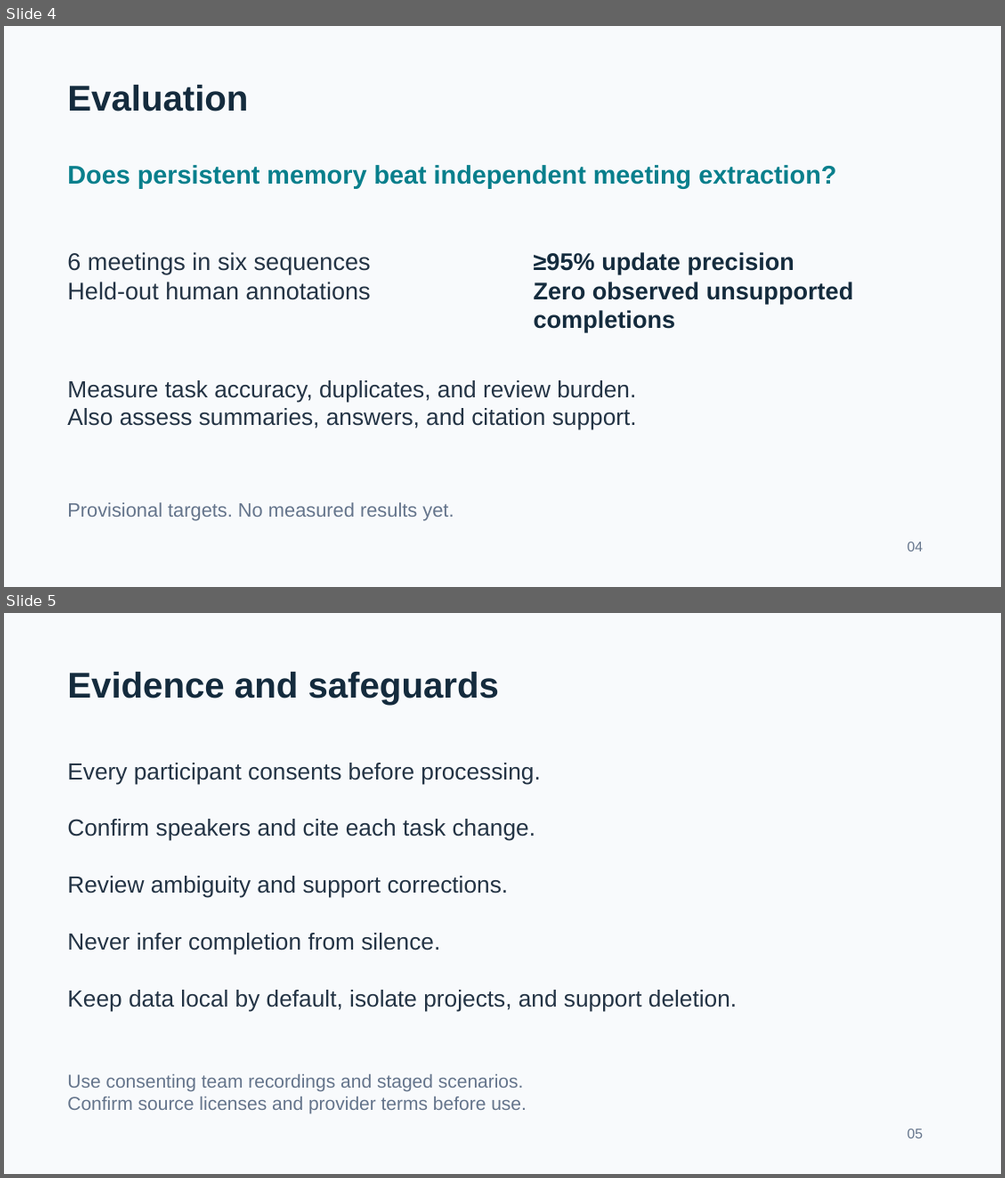
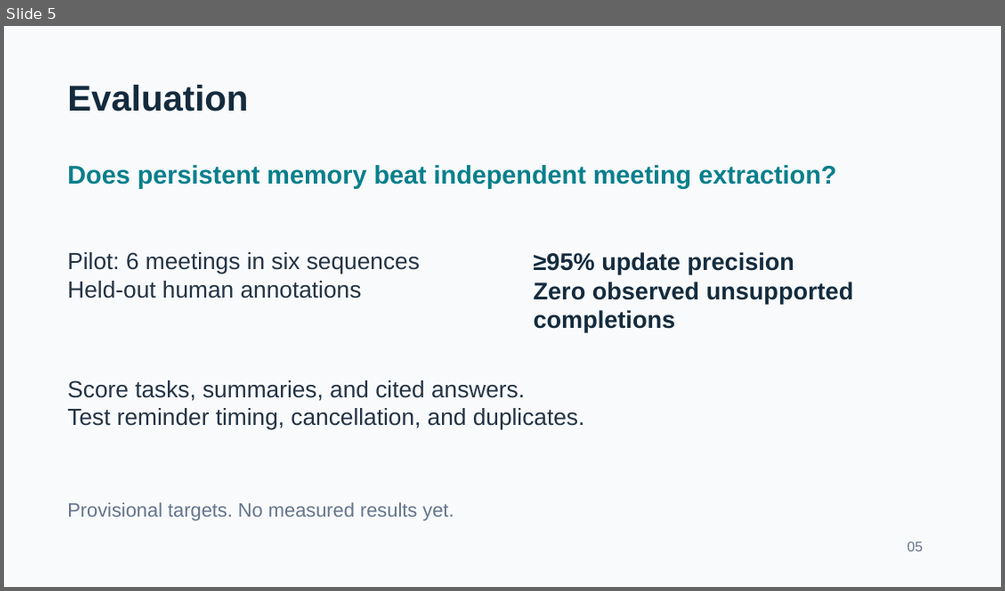
Before and after one commit to BryanDYang/agent-accountability-lab, a slide deck: docs/milestone_1/pitch_deck.pptx. Shown one above the other, each under a label of ours: slides 4 and 5 before the commit, slide 5 after it. The pictures are 1005x1178 and 1005x591 pixels, drawn with LibreOffice and Linux fonts; fonts in the diff are those of the drawing. Boxes give left, top, right and bottom in pixels: in the first picture for what was removed or moved away, otherwise in the second. Text is boxed around its words. In the diff, an @@ line names an element or a change of style, - is before the commit and + after.

```diff
--- a/docs/milestone_1/pitch_deck.pptx
+++ b/docs/milestone_1/pitch_deck.pptx
@@ slide 5 removed at (4, 613, 1001, 1174), background #F8FAFC @@
@@ text removed at (67, 672, 499, 705) @@
-Evidence and safeguards
@@ text removed at (67, 763, 540, 784) @@
-Every participant consents before processing.
@@ text removed at (67, 819, 535, 841) @@
-Confirm speakers and cite each task change.
@@ text removed at (67, 876, 509, 898) @@
-Review ambiguity and support corrections.
@@ text removed at (67, 933, 440, 955) @@
-Never infer completion from silence.
@@ text removed at (67, 989, 736, 1012) @@
-Keep data local by default, isolate projects, and support deletion.
@@ text removed at (67, 1074, 526, 1114) @@
-Use consenting team recordings and staged scenarios.
-Confirm source licenses and provider terms before use.
@@ text removed at (907, 1128, 922, 1138) @@
-05
@@ what was slide 4 is now slide 5 @@
@@ slide 5 changed as well @@
@@ text at (67, 252, 420, 274): text changed; size 23.2 to 22.5 pt @@
-6 meetings in six sequences
+Pilot: 6 meetings in six sequences
@@ text at (67, 281, 362, 298): size 23.2 to 22.5 pt in "Held-out human annotations" @@
@@ text at (67, 380, 585, 430): text changed @@
-Measure task accuracy, duplicates, and review burden.
-Also assess summaries, answers, and citation support.
+Score tasks, summaries, and cited answers.
+Test reminder timing, cancellation, and duplicates.
@@ text at (907, 541, 922, 551): text changed @@
-04
+05
```
Also in this commit, not shown: 1 other slide changed, 4 slides added, 3 other slides removed, 1 other file.
